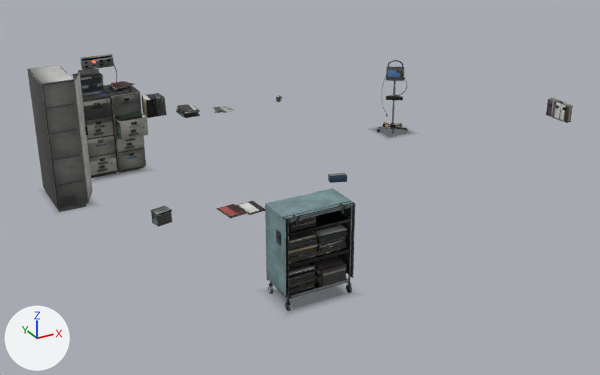
A saved change to the glTF model src/world/dressing/assets/station_set.glb.
The view is the same before and after, from a 50 mm lens placed at (-8.93, -6.62, 5.24), pointed at (-3.49, 3.27, 0.29). The axes (+X, +Y, +Z) are drawn at lower left. The lights are the same throughout. The older version comes first. Vertices at exactly the same position are counted once.

The older version as bpy lines, for what is in view:
```python
ob_station_annunciator = bpy.data.objects.new('station_annunciator', me_station_annunciator)
ob_station_annunciator.location = (0.0, 0.0, 0.0)
ob_station_cabinet_a = bpy.data.objects.new('station_cabinet_a', me_station_cabinet_a)
ob_station_cabinet_a.location = (0.0, 0.0, 0.0)
ob_station_cabinet_b = bpy.data.objects.new('station_cabinet_b', me_station_cabinet_b)
ob_station_cabinet_b.location = (0.0, 0.0, 0.0)
ob_station_linen_trolley = bpy.data.objects.new('station_linen_trolley', me_station_linen_trolley)
ob_station_linen_trolley.location = (0.0, 0.0, 0.0)
ob_station_obs_machine = bpy.data.objects.new('station_obs_machine', me_station_obs_machine)
ob_station_obs_machine.location = (0.0, 0.0, 0.0)
ob_station_paperwork = bpy.data.objects.new('station_paperwork', me_station_paperwork)
ob_station_paperwork.location = (0.0, 0.0, 0.0)
ob_station_supply_cupboard = bpy.data.objects.new('station_supply_cupboard', me_station_supply_cupboard)
ob_station_supply_cupboard.location = (0.0, 0.0, 0.0)
# also in view: 'station_glove_dispenser' at (0.06, 1.82, 1.35); 'station_contact_shadows' at (-3.42, 3.54, 0.01)
```
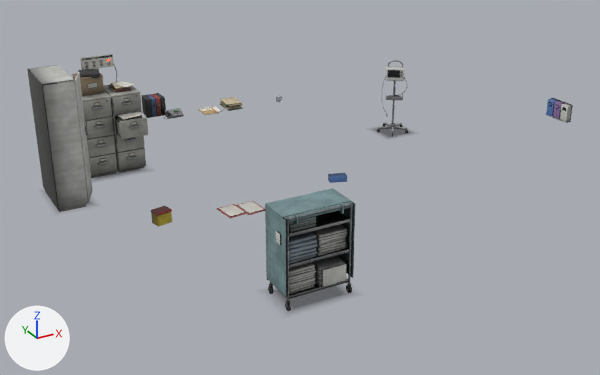
Boxes [x1, y1, x2, y2] around the edits, measured in the pictures (600 x 375 px; the box of a moved part takes in the faces that stretch with it):
'station_print', added
    after: [82, 55, 220, 114]
part 1 of me_station_annunciator, deleted
    before: [82, 55, 112, 69]
part 2 of me_station_annunciator, surface changed
    both: [80, 54, 117, 82]
part 3 of me_station_cabinet_a, surface changed (lighter)
    both: [72, 69, 118, 178]
part 4 of me_station_cabinet_b, surface changed (lighter)
    both: [103, 81, 147, 170]
part 5 of me_station_linen_trolley, surface changed (black to grey)
    both: [268, 203, 352, 311]
part 6 of me_station_paperwork, moved or reshaped
    before: [184, 113, 200, 118]
    after: [228, 107, 243, 111]
part 7 of me_station_paperwork, moved or reshaped
    before: [177, 110, 197, 117]
    after: [220, 103, 241, 109]
part 8 of me_station_paperwork, moved or reshaped
    before: [176, 109, 199, 115]
    after: [220, 102, 242, 108]
part 9 of me_station_paperwork, moved or reshaped
    before: [184, 106, 200, 114]
    after: [227, 103, 243, 106]
part 10 of me_station_paperwork, moved or reshaped
    before: [177, 104, 197, 112]
    after: [220, 97, 241, 105]
part 11 of me_station_paperwork, added
    after: [165, 113, 184, 119]
part 12 of me_station_paperwork, added
    after: [165, 108, 182, 116]
part 13 of me_station_paperwork, reshaped
    before: [215, 106, 235, 113]
    after: [219, 104, 241, 110]
part 14 of me_station_paperwork, surface changed
    both: [141, 93, 347, 227]
part 15 of me_station_supply_cupboard, surface changed (lighter)
    both: [31, 66, 88, 211]

The change, as a diff of the scene's bpy script:
```diff
--- a/src/world/dressing/assets/station_set.glb.py
+++ b/src/world/dressing/assets/station_set.glb.py
@@ me_station_annunciator @@
-me_station_annunciator.from_pydata(...)  # 720 vertices, 1356 faces; spans x -5.75..-5.139, y 6.357..6.399, z 1.114..1.82
+me_station_annunciator.from_pydata(...)  # 600 vertices, 1152 faces; spans x -5.75..-5.139, y 6.357..6.399, z 1.114..1.82
+# me_station_annunciator part 1: 9 loose pieces with 120 vertices, spanning x -5.73..-5.25, y 6.359..6.365, z 1.644..1.805, are deleted
+# me_station_annunciator part 2: 972 kept faces spanning x -5.75..-5.139, y 6.357..6.399, z 1.114..1.82 get new texture (UV) coordinates
+# other edits to the shape of me_station_annunciator do not show in these pictures
 me_station_annunciator.materials.append(mat_station_atlas)
@@ me_station_cabinet_a @@
 me_station_cabinet_a.from_pydata(...)  # 1016 vertices, 1940 faces; spans x -5.97..-5.49, y 5.73..6.39, z 0.0..1.66
+# me_station_cabinet_a part 3: texture (UV) coordinates of 1902 of 1940 faces, centred in x -5.96..-5.5, y 5.73..6.39, z 0.0..1.66, changed; they spanned u 0.03..1.0, v 0.0..0.98 and now span u 0.0..1.0, v 0.0..0.98
 me_station_cabinet_a.materials.append(mat_station_atlas)
@@ me_station_cabinet_b @@
 me_station_cabinet_b.from_pydata(...)  # 1888 vertices, 3584 faces; spans x -5.485..-5.015, y 5.447..6.39, z 0.0..1.402
+# me_station_cabinet_b part 4: texture (UV) coordinates of 3530 of 3584 faces, centred in x -5.482..-5.018, y 5.447..6.39, z 0.0..1.402, changed; they spanned u 0.0..1.0, v 0.03..0.98 and now span u 0.0..1.0, v 0.0..0.98
 me_station_cabinet_b.materials.append(mat_station_atlas)
@@ me_station_linen_trolley @@
 me_station_linen_trolley.from_pydata(...)  # 6216 vertices, 12112 faces; spans x -5.07..-4.129, y 0.73..1.27, z 0.0..1.205
+# me_station_linen_trolley part 5: texture (UV) coordinates of 10024 of 12112 faces, centred in x -5.07..-4.13, y 0.731..1.269, z 0.001..1.205, changed; they spanned u 0.0..1.0, v 0.0..0.98 and now span u 0.0..1.0, v 0.0..0.98
 me_station_linen_trolley.materials.append(mat_station_atlas)
@@ me_station_paperwork @@
-me_station_paperwork.from_pydata(...)  # 1188 vertices, 2252 faces; spans x -6.12..-2.42, y 1.88..6.37, z 0.75..1.06
+me_station_paperwork.from_pydata(...)  # 1596 vertices, 3040 faces; spans x -6.12..-2.42, y 1.88..6.37, z 0.75..1.06
+# me_station_paperwork part 6: the loose piece of 56 vertices spanning x -4.28..-4.02, y 5.78..6.12, z 0.75..0.76 is moved by (0.79, 0.0, 0.0)
+# me_station_paperwork part 7: the loose piece of 56 vertices spanning x -4.33..-4.03, y 5.76..6.13, z 0.78..0.8 is moved by (0.8, 0.0, 0.0)
+# me_station_paperwork part 8: the loose piece of 56 vertices spanning x -4.3..-4.03, y 5.8..6.14, z 0.8..0.81 is moved by (0.79, -0.01, 0.0)
+# me_station_paperwork part 9: the loose piece of 56 vertices spanning x -4.28..-4.01, y 5.75..6.1, z 0.83..0.85 is moved by (0.79, 0.01, 0.0)
+# me_station_paperwork part 10: the loose piece of 56 vertices spanning x -4.32..-4.02, y 5.78..6.14, z 0.85..0.87 is moved by (0.8, 0.0, 0.0)
+# me_station_paperwork part 11: the loose piece of 56 vertices spanning x -4.31..-4.04, y 5.8..6.15, z 0.76..0.78 is copied, and the copy is scaled about its middle by (1.01, 0.506, 2.99), then moved by (-0.22, -0.01, 0.0); it spans x -4.54..-4.26, y 5.88..6.06, z 0.75..0.8
+# me_station_paperwork part 12: the loose piece of 56 vertices spanning x -4.3..-4.03, y 5.8..6.14, z 0.8..0.81 is copied, and the copy is multiplied about its middle by the matrix ((1.021, 0.028, 0.0), (-0.008, 0.304, -1.024), (-0.004, 0.142, 2.197)), then moved by (-0.24, 0.03, 0.01); it spans x -4.54..-4.26, y 5.94..6.06, z 0.77..0.85
+# me_station_paperwork part 13: 1 vertex moved within x -3.5, y 5.8, z 0.76; 19 vertices removed from x -3.65..-3.39, y 5.72..6.04, z 0.75..0.76; 55 vertices added at x -3.51..-3.25, y 5.8..6.14, z 0.76..0.78
+# me_station_paperwork part 14: 1452 kept faces spanning x -6.12..-2.42, y 1.88..6.37, z 0.75..1.06 get new texture (UV) coordinates
+# other edits to the shape of me_station_paperwork do not show in these pictures
 me_station_paperwork.materials.append(mat_station_atlas)
@@ me_station_supply_cupboard @@
 me_station_supply_cupboard.from_pydata(...)  # 1512 vertices, 2904 faces; spans x -6.72..-6.06, y 4.75..5.65, z 0.0..1.95
+# me_station_supply_cupboard part 15: texture (UV) coordinates of 2526 of 2904 faces, centred in x -6.72..-6.06, y 4.75..5.65, z 0.0..1.95, changed; they spanned u 0.0..1.0, v 0.0..0.99 and now span u 0.0..1.0, v 0.0..1.0
 me_station_supply_cupboard.materials.append(mat_station_atlas)
@@ ob_station_print @@
+ob_station_print = bpy.data.objects.new('station_print', me_station_print)  # 16 vertices, 8 faces; spans x -5.74..-3.58, y 5.77..6.36, z 0.75..1.81; in mat_station_labels (picture img_station_labels)
+ob_station_print.location = (0.0, 0.0, 0.0)
```
